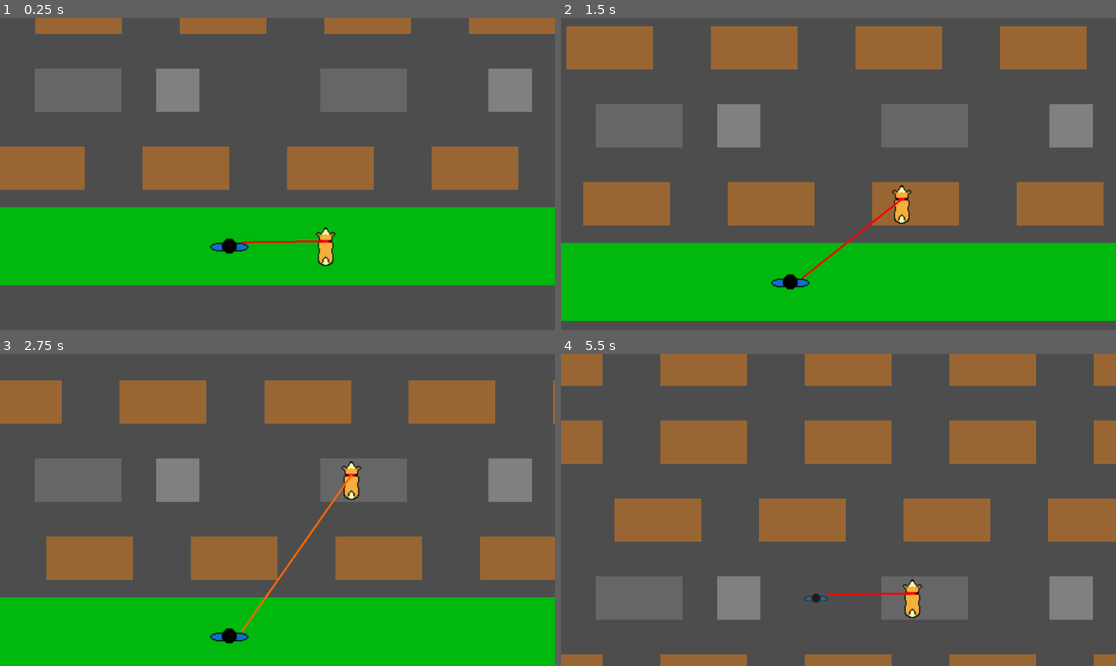
Above: before the commit, frames 1-4 (two rows, left to right).
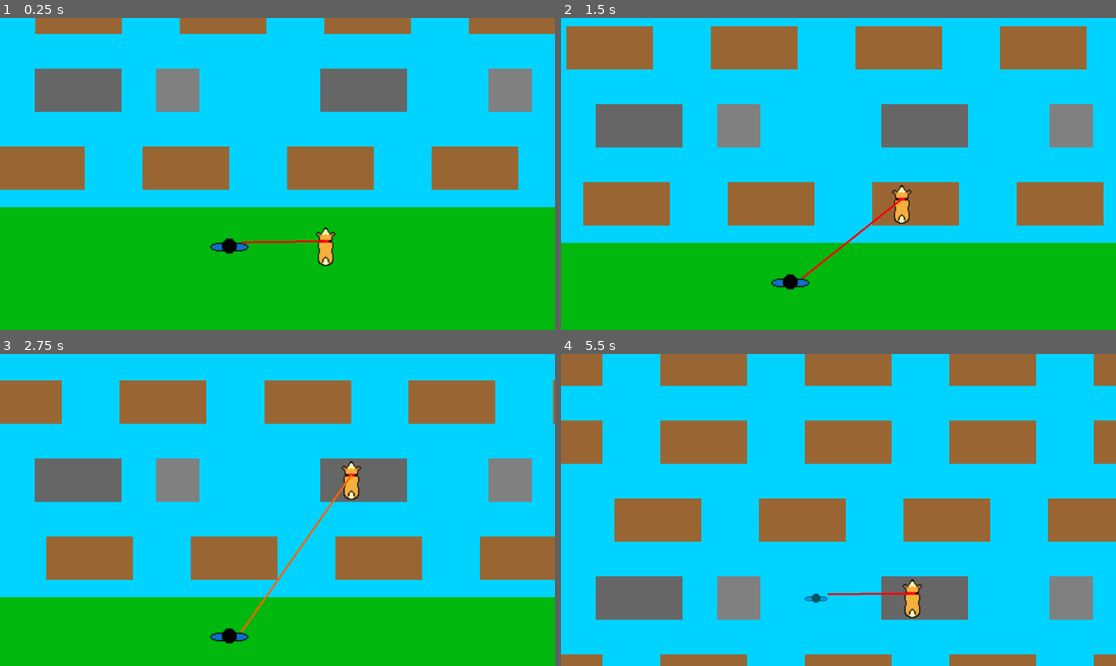
Above: after the commit, the same moments.

Repository: Pacil-Hore/what-da-dog-doin
Game: Godot game, scene res://Scenes/park/DogCross/main_level.tscn
Same seed, same stepped clock (60 frames per second), same inputs: the game is played once before the commit and once after it. This scene is started directly instead of the project's main scene.
Inputs (mouse positions are in pixels of both pictures, inside the frame that each line leads up to):
- Up to frame 1 (0.25 s): no input
- Up to frame 2 (1.5 s): tap Enter at 0.5 s; move the mouse to (960, 158) at 0.52 s; hold Right (ui_right) 0.53-1.25 s; click (960, 158) at 0.67 s; tap Space at 0.77 s; drag from (727, 189) to (838, 276) at 1.27 s
- Up to frame 3 (2.75 s): move the mouse to (333, 441) at 2.02 s; hold Right (ui_right) from 2.03 s (still down)
- Up to frame 4 (5.5 s): release Right (ui_right) at 2.75 s; drag from (810, 572) to (649, 556) at 2.77 s; move the mouse to (1005, 556) at 3.52 s; hold Left (ui_left) 3.53-4.25 s; tap Space at 3.77 s; drag from (672, 463) to (966, 606) at 4.27 s; move the mouse to (866, 510) at 5.02 s; hold Left (ui_left) from 5.03 s (still down); click (866, 510) at 5.17 s

The runs differ from the first frame. In frame 1, 57% of the frame differs, in the area x 0-100%, y 0-100%; in frame 2, 52%; in frame 3, 55%; in frame 4, 69%.

Commit message:
add color for DogCross level

Diff:
--- a/Scenes/park/DogCross/finish_area.tscn
+++ b/Scenes/park/DogCross/finish_area.tscn
@@ -12,7 +12,7 @@
 
 [node name="ColorRect" type="ColorRect" parent="." unique_id=804701304]
 offset_left = -750.0
-offset_top = -81.0
+offset_top = -419.0
 offset_right = 750.0
 offset_bottom = 81.0
 color = Color(0, 0.72156864, 0.05490196, 1)
--- a/Scenes/park/DogCross/main_level.tscn
+++ b/Scenes/park/DogCross/main_level.tscn
@@ -13,6 +13,13 @@
 [ext_resource type="PackedScene" uid="uid://b8slxm5toun2f" path="res://Scenes/park/DogCross/WinScreen.tscn" id="10_dq83f"]
 
 [node name="Node2D" type="Node2D" unique_id=579529688]
+
+[node name="Background" type="ColorRect" parent="." unique_id=228095585]
+offset_left = 11.0
+offset_top = -2786.0
+offset_right = 1211.0
+offset_bottom = 714.0
+color = Color(0, 0.827451, 1, 1)
 
 [node name="RiverGenerator" type="Node2D" parent="." unique_id=168970886 node_paths=PackedStringArray("player", "dog")]
 script = ExtResource("1_5vydb")
--- a/Scenes/park/DogCross/start_area.tscn
+++ b/Scenes/park/DogCross/start_area.tscn
@@ -12,7 +12,7 @@
 offset_left = -750.0
 offset_top = -81.0
 offset_right = 750.0
-offset_bottom = 81.0
+offset_bottom = 419.0
 color = Color(0, 0.72156864, 0.05490196, 1)
 metadata/_edit_use_anchors_ = true
 
